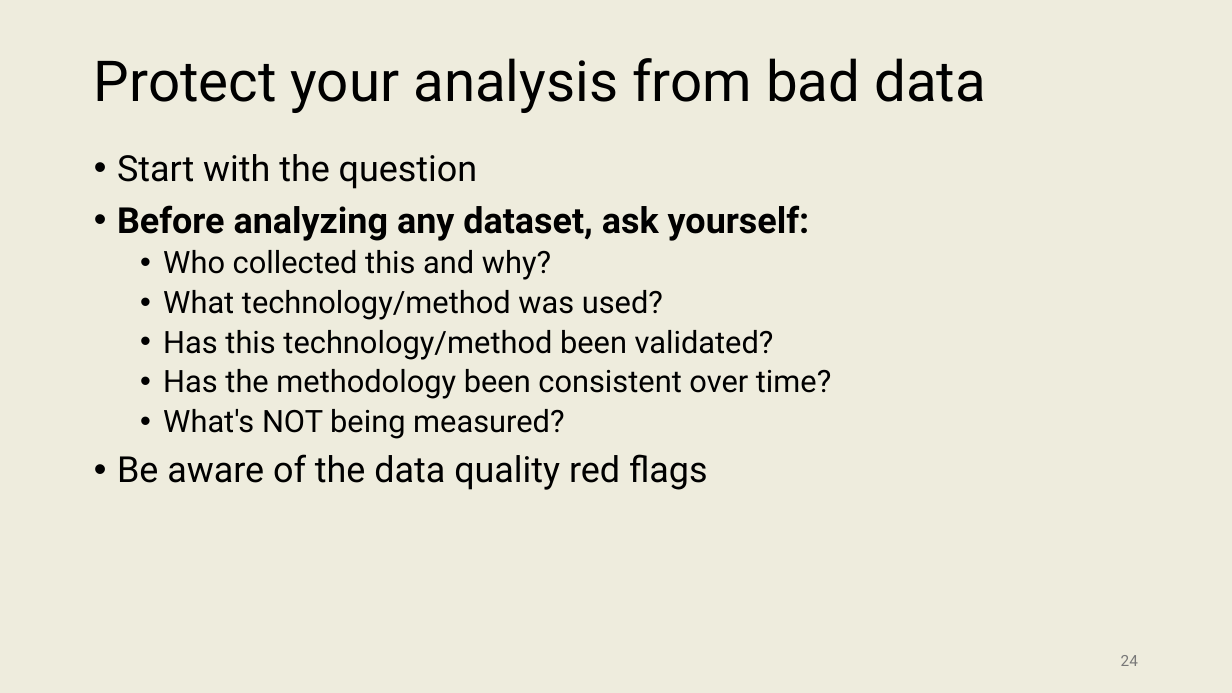
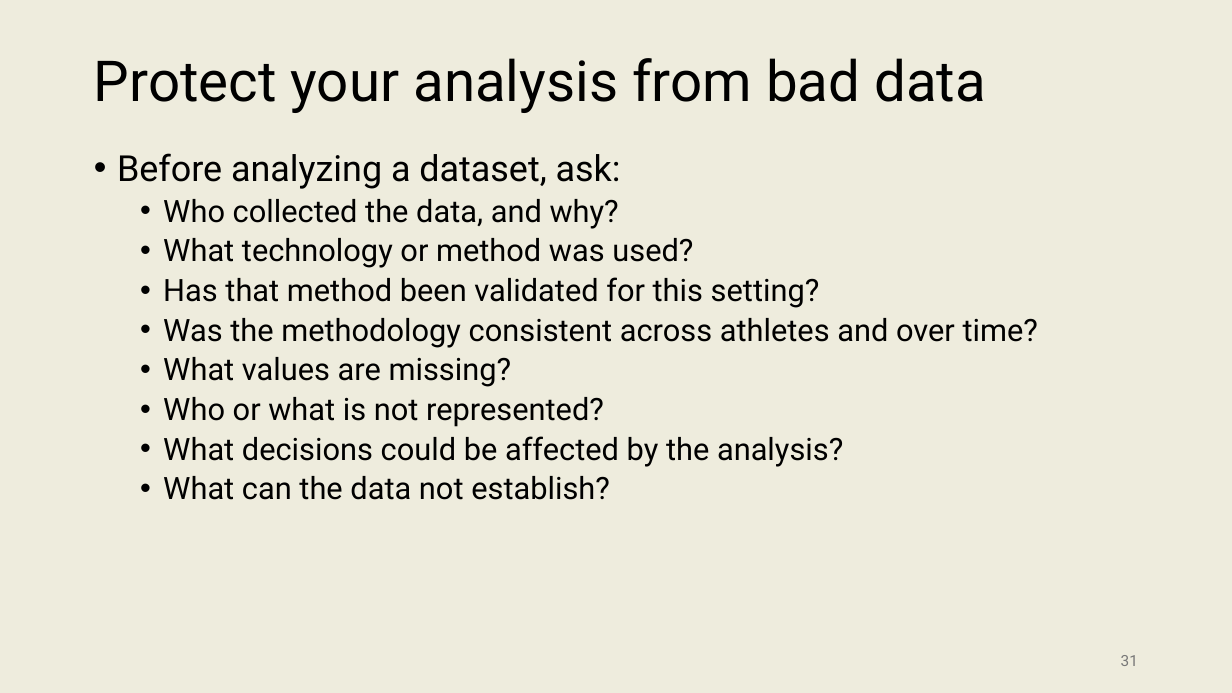
Before and after one commit to onishisaryu/HES-3000-Sports-Data-Analytics, a slide deck: slide 31 of pptx/Lecture5.pptx (slide 24 before the commit). Drawn at 1232x693 pixels with LibreOffice and Linux fonts; fonts in the diff are those of the drawing. Boxes give left, top, right and bottom in pixels: in the first picture for what was removed or moved away, otherwise in the second. Text is boxed around its words. In the diff, an @@ line names an element or a change of style, - is before the commit and + after.

Commit message:
L5

```diff
--- a/pptx/Lecture5.pptx
+++ b/pptx/Lecture5.pptx
@@ text at <box>117,153,1038,500</box>: text changed @@
-• Start with the question
-• Before analyzing any dataset, ask yourself:
-  • Who collected this and why?
-  • What technology/method was used?
-  • Has this technology/method been validated?
-  • Has the methodology been consistent over time?
-  • What's NOT being measured?
-• Be aware of the data quality red flags
+• Before analyzing a dataset, ask:
+  • Who collected the data, and why?
+  • What technology or method was used?
+  • Has that method been validated for this setting?
+  • Was the methodology consistent across athletes and over time?
+  • What values are missing?
+  • Who or what is not represented?
+  • What decisions could be affected by the analysis?
+  • What can the data not establish?
@@ page number at <box>1121,655,1138,666</box>: text changed @@
-24
+31
```
Also in this commit, not shown: 9 other slides changed, 10 slides added.
